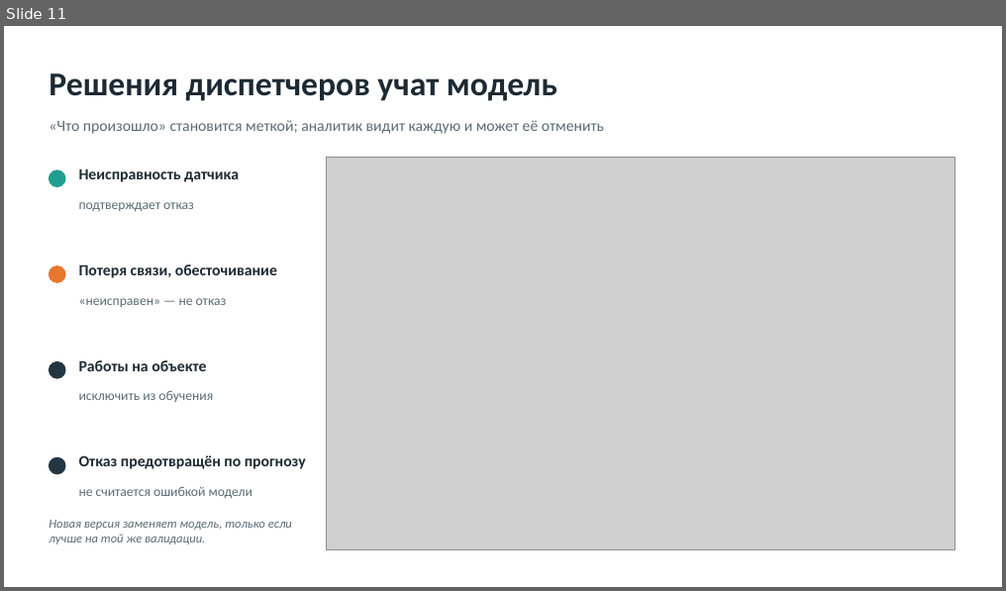
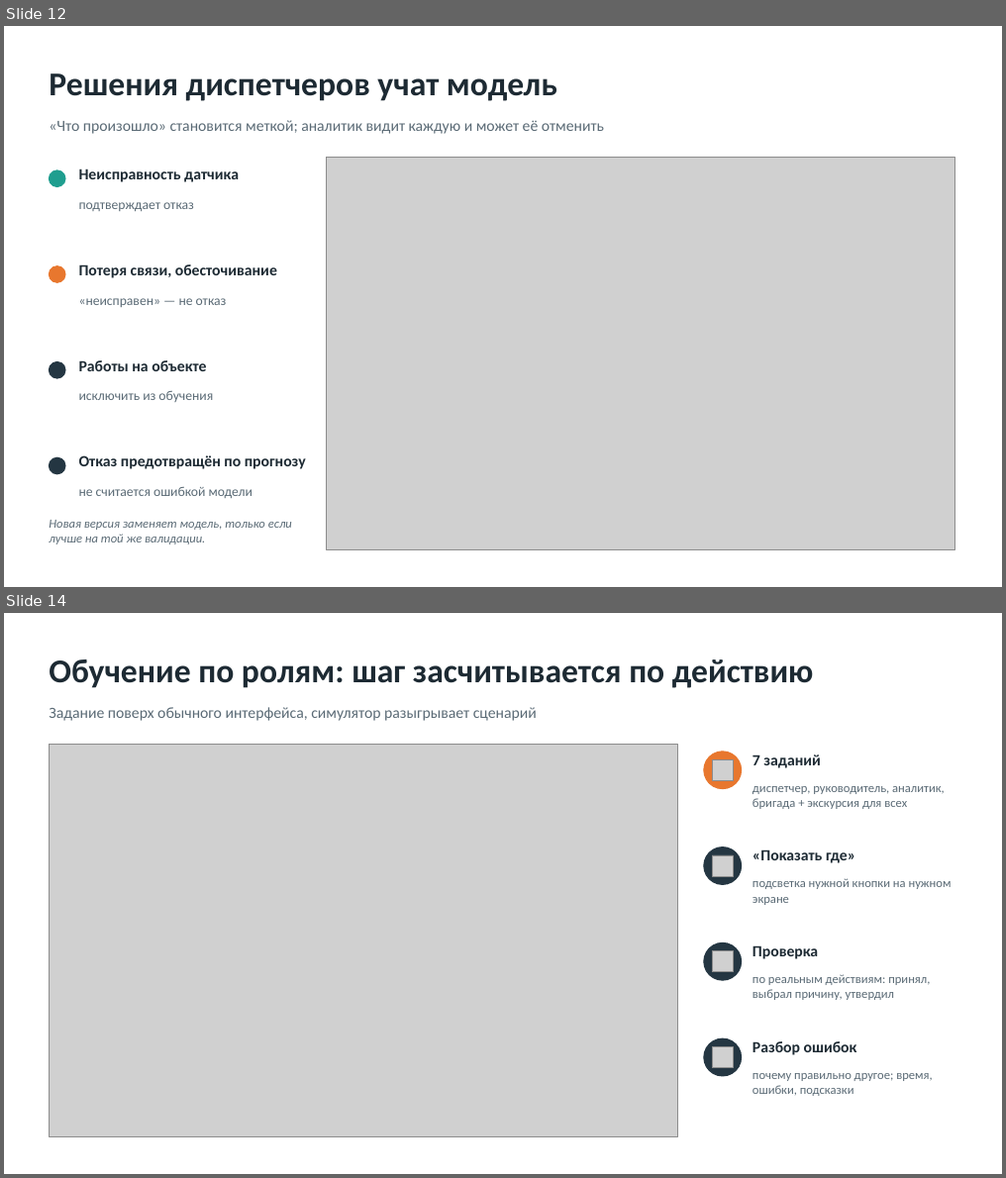
Before and after one commit to Microgit-dev/collector_incident_forecast, a slide deck: docs/delivery/out/Презентация.pptx. Shown one above the other, each under a label of ours: slide 11 before the commit, slides 12 and 14 after it; the slides between them are not shown. The pictures are 1006x591 and 1006x1178 pixels, drawn with LibreOffice and Linux fonts; fonts in the diff are those of the drawing; grey boxes stand for pictures. Boxes give left, top, right and bottom in pixels: in the first picture for what was removed or moved away, otherwise in the second. Text is boxed around its words. In the diff, an @@ line names an element or a change of style, - is before the commit and + after.

```diff
--- a/docs/delivery/out/Презентация.pptx
+++ b/docs/delivery/out/Презентация.pptx
@@ slide 14 added at <box>4,613,1002,1174</box>, background #FFFFFF @@
@@ text added at <box>49,660,814,688</box>, 32 pt, text #1D2A33, bold @@
+Обучение по ролям: шаг засчитывается по действию
@@ text added at <box>49,707,537,721</box>, 15 pt, text #5B6B76 @@
+Задание поверх обычного интерфейса, симулятор разыгрывает сценарий
@@ picture added at <box>49,744,678,1137</box> @@
@@ ellipse added at <box>704,752,742,789</box>, fill #E8772E, outline #E8772E 1 pt @@
@@ picture added at <box>712,760,734,780</box> @@
@@ text added at <box>752,755,820,768</box>, 15 pt, text #1D2A33, bold @@
+7 заданий
@@ text added at <box>752,786,944,809</box>, 12 pt, text #5B6B76 @@
+диспетчер, руководитель, аналитик, бригада + экскурсия для всех
@@ ellipse added at <box>704,848,742,884</box>, fill #243642, outline #243642 1 pt @@
@@ text added at <box>752,850,855,863</box>, 15 pt, text #1D2A33, bold @@
+«Показать где»
@@ picture added at <box>712,856,734,876</box> @@
@@ text added at <box>752,878,951,905</box>, 12 pt, text #5B6B76 @@
+подсветка нужной кнопки на нужном экране
@@ ellipse added at <box>704,943,742,980</box>, fill #243642, outline #243642 1 pt @@
@@ picture added at <box>712,952,734,972</box> @@
@@ text added at <box>752,946,818,959</box>, 15 pt, text #1D2A33, bold @@
+Проверка
@@ text added at <box>752,974,930,1000</box>, 12 pt, text #5B6B76 @@
+по реальным действиям: принял, выбрал причину, утвердил
@@ ellipse added at <box>704,1039,742,1076</box>, fill #243642, outline #243642 1 pt @@
@@ picture added at <box>712,1048,734,1068</box> @@
@@ text added at <box>752,1042,857,1056</box>, 15 pt, text #1D2A33, bold @@
+Разбор ошибок
@@ text added at <box>752,1073,932,1096</box>, 12 pt, text #5B6B76 @@
+почему правильно другое; время, ошибки, подсказки
@@ what was slide 11 is now slide 12 @@
```
Also in this commit, not shown: 10 slides changed, 4 other slides added, 2 slides removed, 16 other files.
